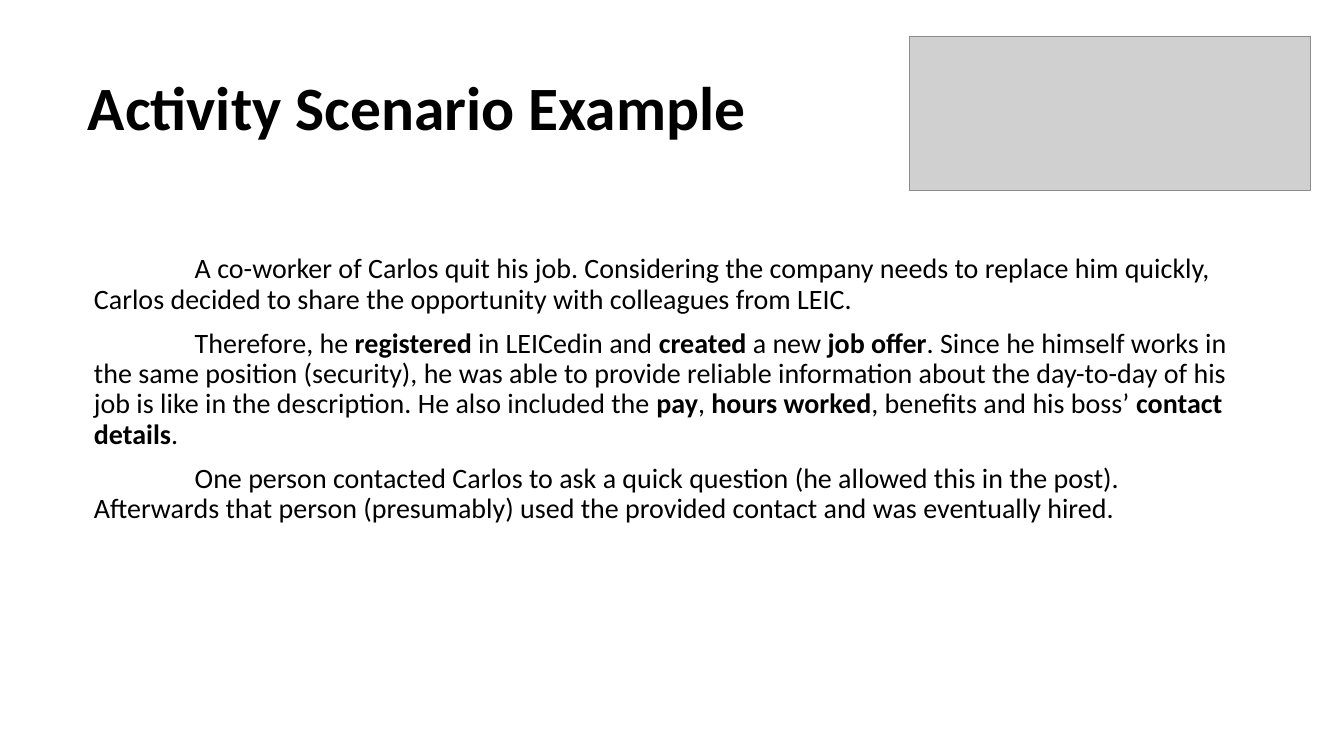
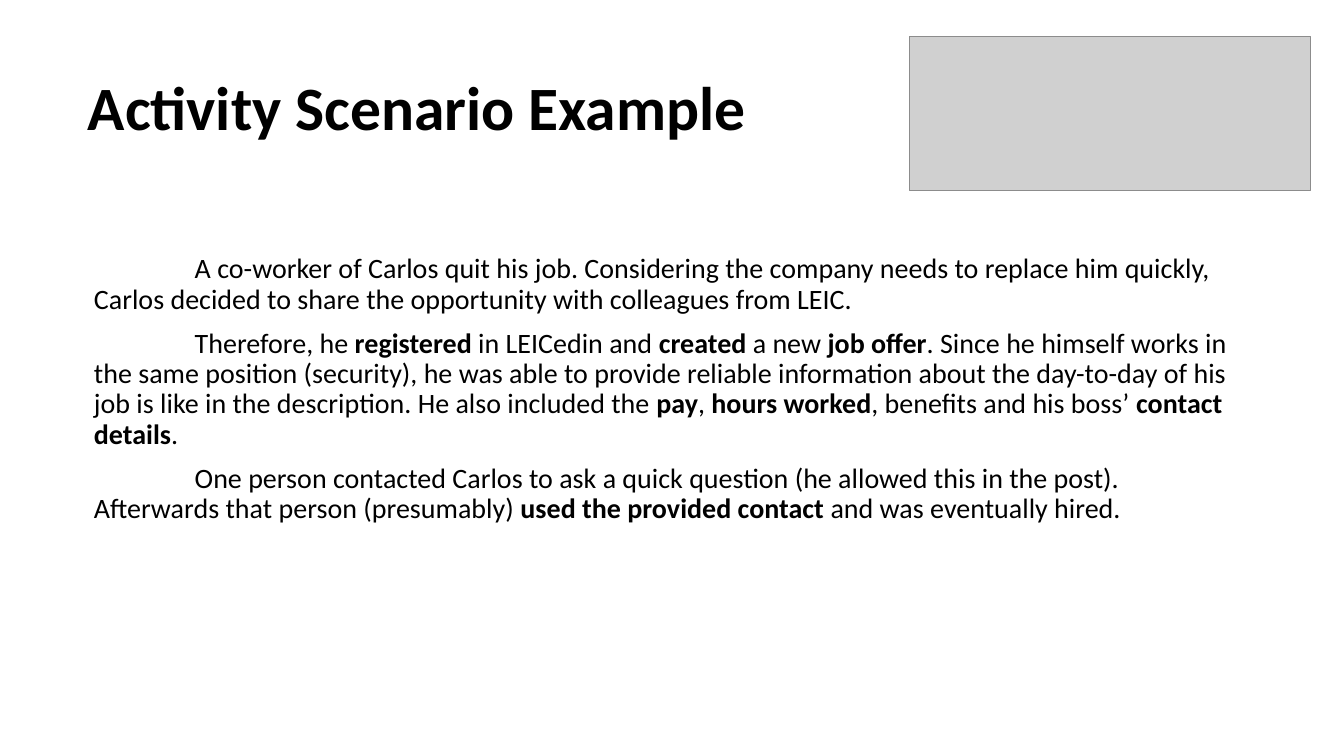
Before and after one commit to guilhermewastaken/HCI, a slide deck: slide 7 of IPC.pptx. Drawn at 1344x756 pixels with LibreOffice and Linux fonts; fonts in the diff are those of the drawing; grey boxes stand for pictures. Boxes give left, top, right and bottom in pixels: in the first picture for what was removed or moved away, otherwise in the second. Text is boxed around its words. In the diff, an @@ line names an element or a change of style, - is before the commit and + after.

```diff
--- a/IPC.pptx
+++ b/IPC.pptx
@@ text at (94, 467, 1120, 523): bold on in "used the provided contact" @@
```
Also in this commit, not shown: 1 other slide changed, 1 slide removed.
